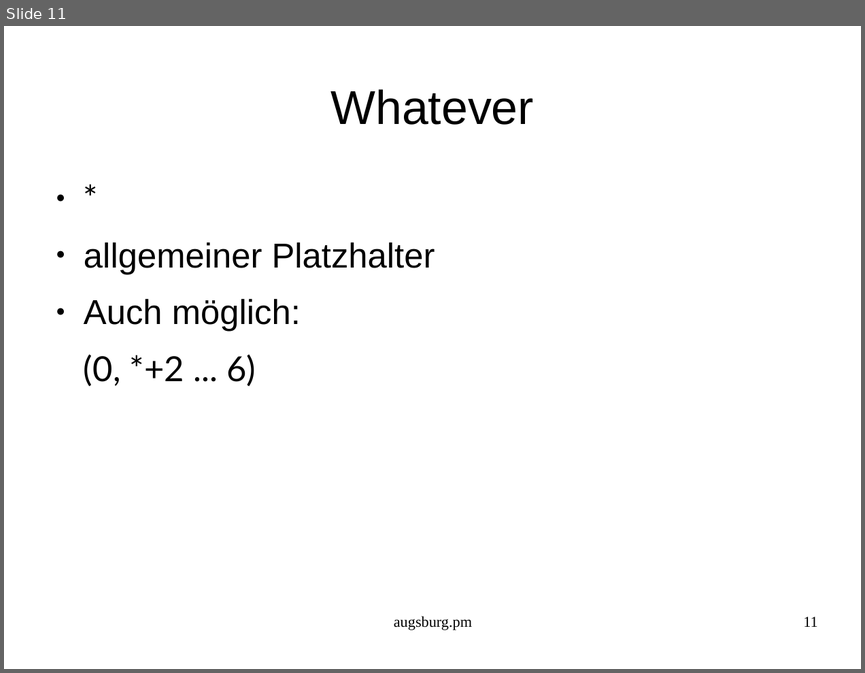
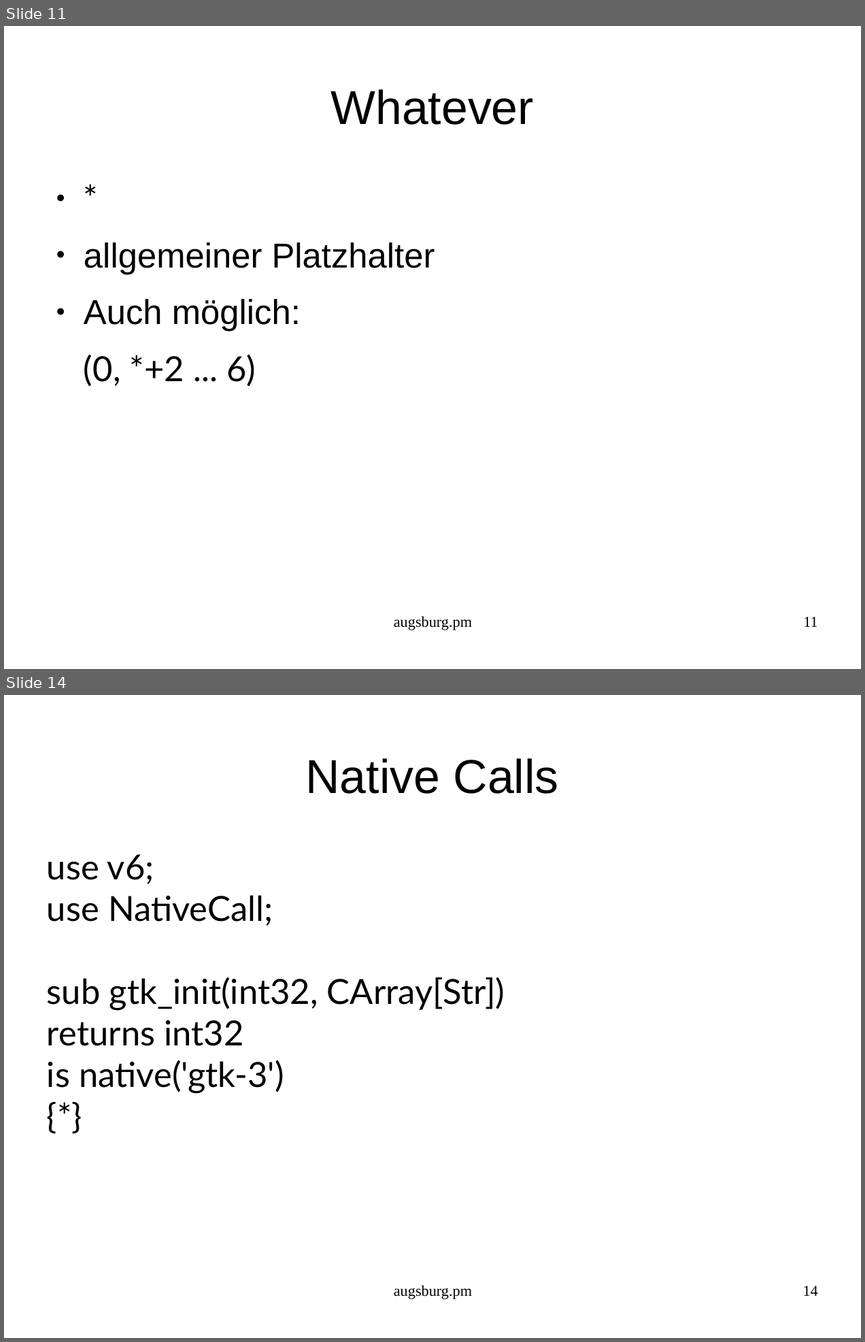
Before and after one commit to augsburgpm/augsburgpm.talk.2016.02, a slide deck: talk.odp. Shown one above the other, each under a label of ours: slide 11 before the commit, slides 11 and 14 after it; the slides between them are not shown. The pictures are 865x673 and 865x1342 pixels, drawn with LibreOffice and Linux fonts; fonts in the diff are those of the drawing. Boxes give left, top, right and bottom in pixels: in the first picture for what was removed or moved away, otherwise in the second. Text is boxed around its words. In the diff, an @@ line names an element or a change of style, - is before the commit and + after.

```diff
--- a/talk.odp
+++ b/talk.odp
@@ slide 14 added at (x1=4, y1=695, x2=861, y2=1338), background #FFFFFF @@
@@ title added at (x1=305, y1=758, x2=559, y2=794), 44 pt, text #000000 @@
+Native Calls
@@ subtitle added at (x1=47, y1=854, x2=505, y2=1093), 32 pt, text #000000 @@
+use v6;
+use NativeCall;
+sub gtk_init(int32, CArray[Str])
+returns int32
+is native('gtk-3')
+{*}
@@ text added at (x1=394, y1=1285, x2=472, y2=1299), 14 pt, text #000000 @@
+augsburg.pm
@@ page number added at (x1=803, y1=1285, x2=818, y2=1295), 14 pt, text #000000 @@
+14
```
Also in this commit, not shown: 1 slide changed, 11 other slides added, 1 slide removed, 4 other files.
